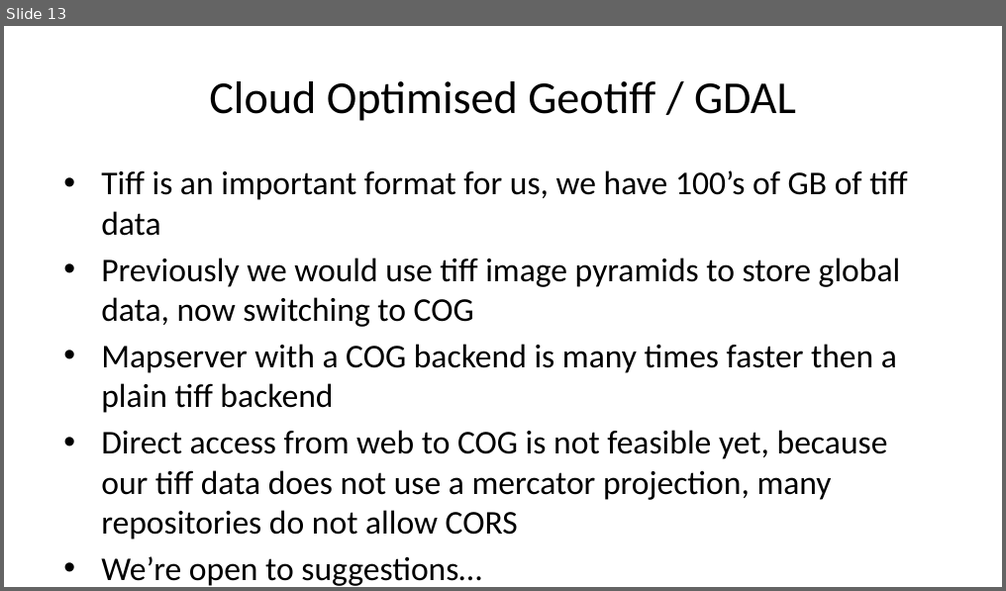
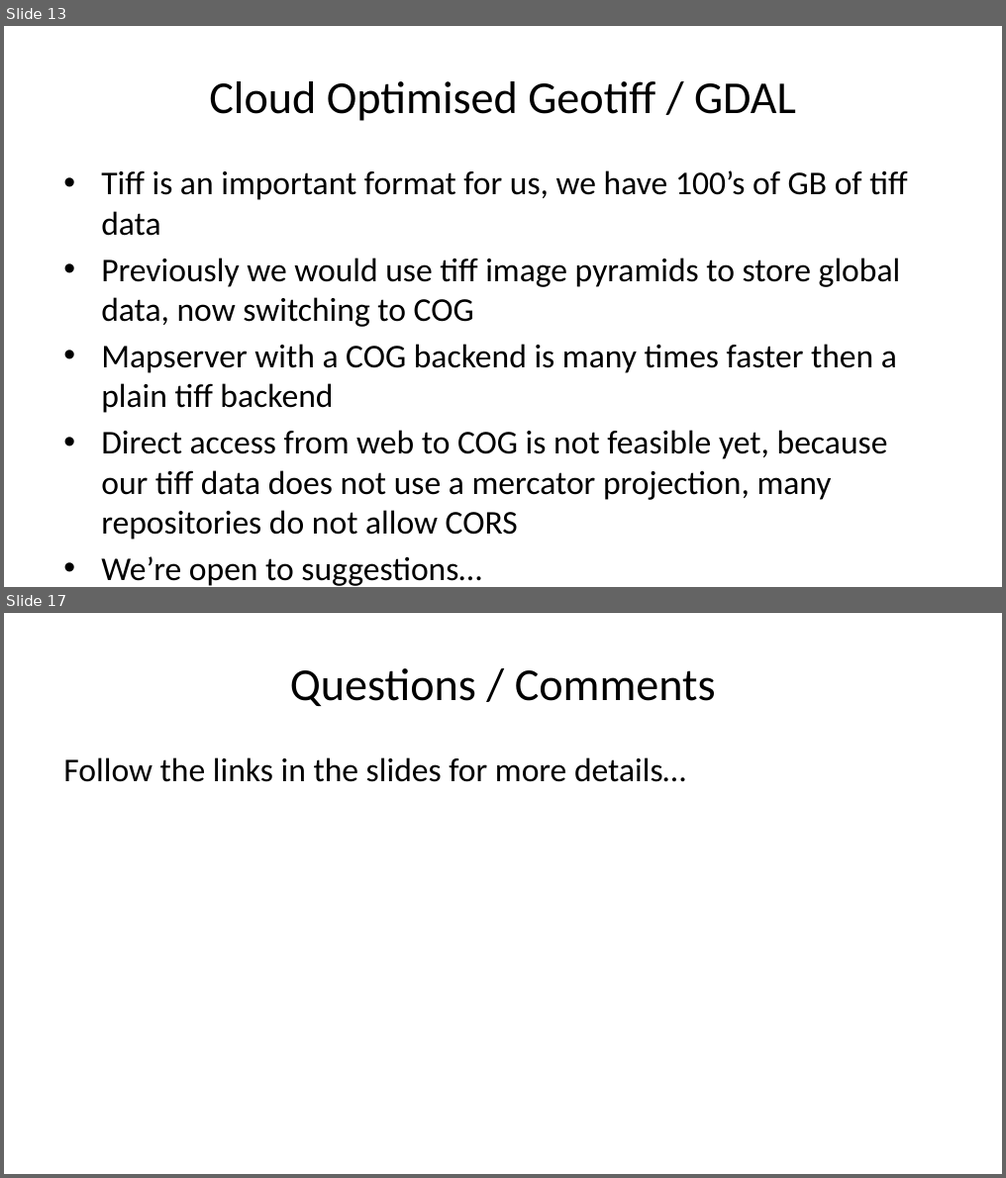
Before and after one commit to pvgenuchten/slides, a slide deck: slides/20250703-foss4gnl-opensource-at-isric.pptx. Shown one above the other, each under a label of ours: slide 13 before the commit, slides 13 and 17 after it; the slides between them are not shown. The pictures are 1006x591 and 1006x1178 pixels, drawn with LibreOffice and Linux fonts; fonts in the diff are those of the drawing. Boxes give left, top, right and bottom in pixels: in the first picture for what was removed or moved away, otherwise in the second. Text is boxed around its words. In the diff, an @@ line names an element or a change of style, - is before the commit and + after.

```diff
--- a/slides/20250703-foss4gnl-opensource-at-isric.pptx
+++ b/slides/20250703-foss4gnl-opensource-at-isric.pptx
@@ slide 17 added at [4, 613, 1002, 1174], background #FFFFFF @@
@@ title added at [290, 668, 716, 706], 33 pt, text #000000 @@
+Questions / Comments
@@ text added at [63, 758, 686, 782], 24 pt, text #000000 @@
+Follow the links in the slides for more details…
```
Also in this commit, not shown: 11 slides changed, 2 slides removed, 8 other files.
